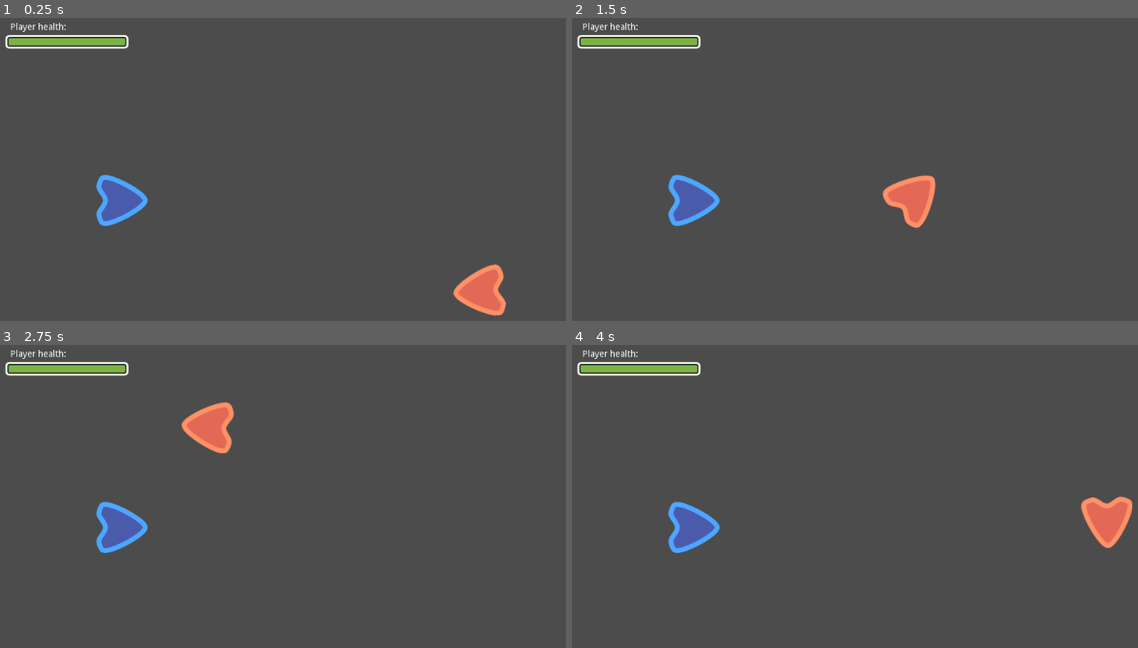
Above: before the commit, frames 1-4 (two rows, left to right).
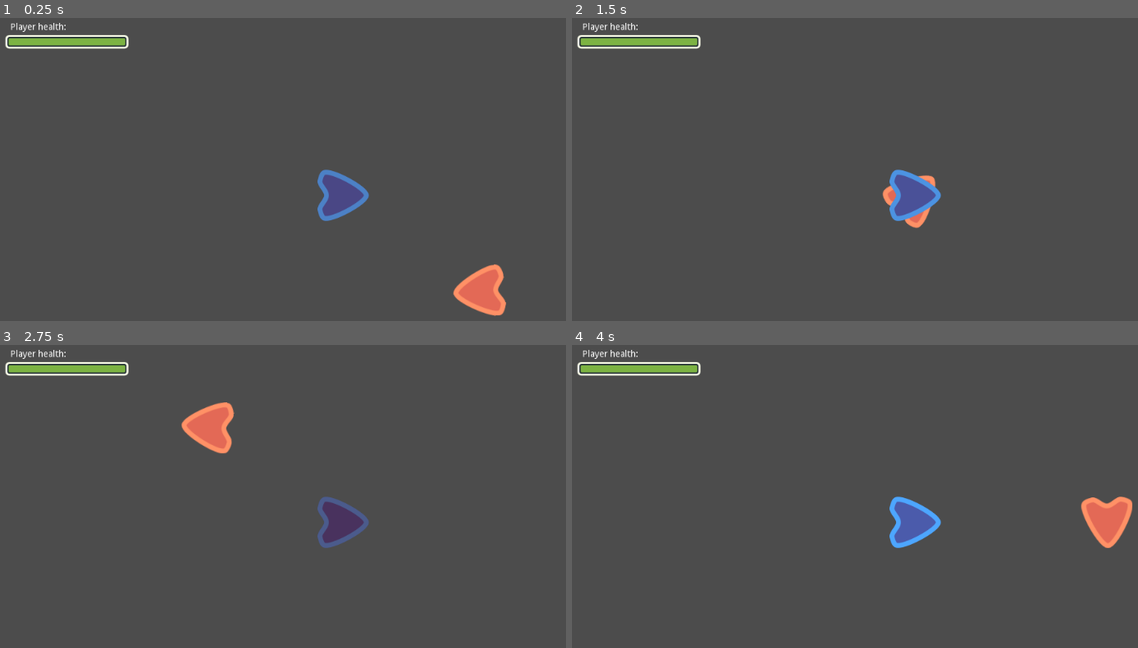
Above: after the commit, the same moments.

Repository: evan-walter/learn-godot
Game: Godot game, scene res://CustomSignal.tscn
Two runs of this game, one before a commit and one after it. Both use one fixed random seed, a clock stepped at 60 frames per second and the inputs below. The project has no main scene, so this scene is started directly.
Inputs:
- Up to frame 1 (0.25 s): no input
- Up to frame 2 (1.5 s): no input
- Up to frame 3 (2.75 s): no input
- Up to frame 4 (4 s): no input

The runs differ from the first frame. In frame 1, 2.1% of the frame differs, in the area x 16-66%, y 50-69%; in frame 2, 2.1%; in frame 3, 2.1%; in frame 4, 2.1%.

Commit message:
changed pose

Diff:
--- a/using-signals/CustomSignal.tscn
+++ b/using-signals/CustomSignal.tscn
@@ -11,7 +11,7 @@
 position = Vector2( 570.022, 302.383 )
 
 [node name="Player" parent="." instance=ExtResource( 1 )]
-position = Vector2( 225, 310 )
+position = Vector2( 570, 302 )
 
 [node name="LifeBar" parent="." instance=ExtResource( 3 )]
 max_value = 10.0
--- a/using-signals/togglemotion.tscn
+++ b/using-signals/togglemotion.tscn
@@ -12,10 +12,10 @@
 autostart = true
 
 [node name="Button" type="Button" parent="."]
-margin_left = 55.0
-margin_top = 48.0
-margin_right = 229.0
-margin_bottom = 114.0
+margin_left = 79.0
+margin_top = 61.0
+margin_right = 253.0
+margin_bottom = 127.0
 text = "toggle motion"
 __meta__ = {
 "_edit_use_anchors_": false
